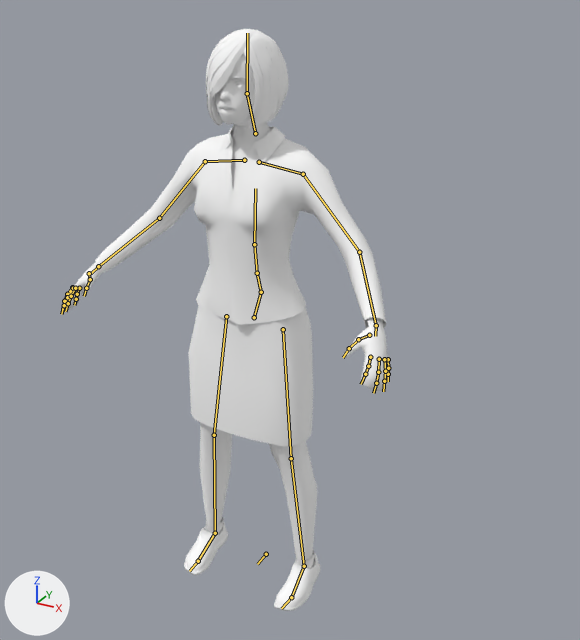
An edit to the Blender file Tribe2020/Assets/Art/Models/Avatars/Tribe_female_casual.blend, drawn before and after from the same camera.
Rendered twice from a camera (50 mm lens) standing at (1.094, -1.799, 1.777) and looking at (0.109, -0.008, 0.882). The axes (+X, +Y, +Z) are drawn at lower left. The lights are the same throughout. Both versions are drawn at the pose saved in each file; the numbers are the values there. The bones that bend it are drawn over the model as lines.

The first picture shows 'Tribe_female_casual:Bob02', 'Tribe_female_casual:Female_elegantsuit01', 'Tribe_female_casual:Proxy741', 'Tribe_female_casual:Shoes04'.
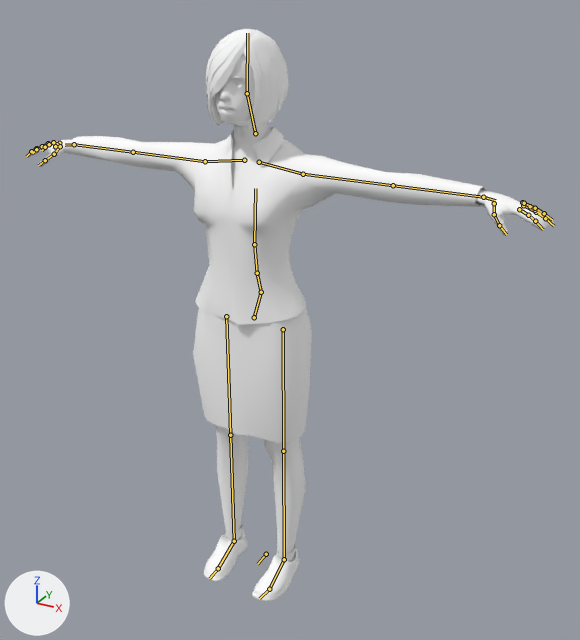
Pixel boxes [x1, y1, x2, y2] of what changed, in the pictures (580 x 640 px):
'Tribe_female_casual:Female_elegantsuit01', posed (45% wider)
    before: [95, 125, 386, 446]
    after: [64, 126, 486, 443]
'Tribe_female_casual:Proxy741', posed (60% wider)
    before: [61, 55, 390, 566]
    after: [27, 55, 554, 559]
'Tribe_female_casual:Shoes04', posed (30% narrower, 18% shorter)
    before: [184, 517, 321, 611]
    after: [204, 524, 300, 601]
bone 'upperarm_l', root to tip
    before: (303, 174) to (359, 252)
    after: (303, 174) to (393, 185)
bone 'lowerarm_l', root to tip
    before: (359, 252) to (376, 325)
    after: (393, 185) to (483, 197)
bone 'upperarm_r', root to tip
    before: (205, 161) to (159, 218)
    after: (205, 161) to (133, 152)
bone 'lowerarm_r', root to tip
    before: (159, 218) to (98, 266)
    after: (133, 152) to (74, 144)
bone 'thigh_l', root to tip
    before: (283, 329) to (291, 458)
    after: (283, 329) to (283, 451)
bone 'calf_l', root to tip
    before: (291, 458) to (304, 566)
    after: (283, 451) to (284, 559)
bone 'thigh_r', root to tip
    before: (226, 316) to (214, 434)
    after: (226, 316) to (230, 435)
bone 'calf_r', root to tip
    before: (214, 435) to (215, 533)
    after: (230, 435) to (234, 541)

What the commit changed:
Bone 'upperarm_l' (bone_upperarm_l) turns from (0, 0, 0) to (1, -1, 48) degrees about its own x, y and z.
Bone 'lowerarm_l' (bone_lowerarm_l) turns from (0, 0, 0) to (-40, 0, 1) degrees about its own x, y and z.
Bone 'upperarm_r' (bone_upperarm_r) turns from (0, 0, 0) to (1, 1, -48) degrees about its own x, y and z.
Bone 'lowerarm_r' (bone_lowerarm_r) turns from (0, 0, 0) to (-40, 0, -1) degrees about its own x, y and z.
Bone 'thigh_l' (bone_thigh_l) turns from (0, 0, 0) to (6, 0, 3) degrees about its own x, y and z.
Bone 'calf_l' (bone_calf_l) turns from (0, 0, 0) to (-8, 0, -1) degrees about its own x, y and z.
Bone 'thigh_r' (bone_thigh_r) turns from (0, 0, 0) to (6, 0, -3) degrees about its own x, y and z.
Bone 'calf_r' (bone_calf_r) turns from (0, 0, 0) to (-8, 0, 1) degrees about its own x, y and z.
